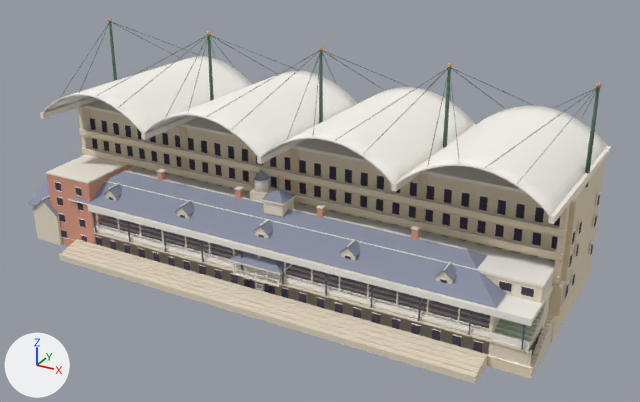
A saved change to the Blender file assets/models/master/rowley_stands.blend.
Before and after are seen from a camera (50 mm lens) standing at (86.2, -131.5, 89.5) and looking at (3.6, 18.6, 14.4). The lights are fixed; the arrows at lower left show +X, +Y and +Z. The older version comes first.

In view in the first picture: 'millennium_stand', 'rowley_stand', 'victorian_pavilion', 'victorian_stand'.
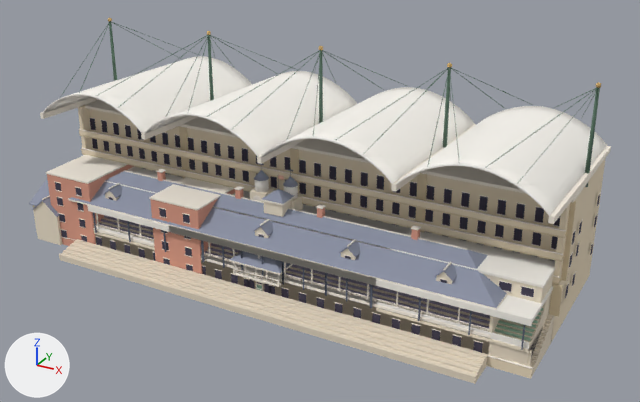
The change in detail:
Mesh me_rowley_end is new.
It has 855 vertices, 604 faces and spans x -26.4..26.4, y -1.3..19.2, z -1.0..24.2.
It uses material mat_rm_glass (greyish purple #3f3a4d).
It uses material mat_rm_cream (pale yellow #efe3cd).
It uses material mat_rm_concrete (pale yellow #e6d9c4).
It uses material mat_rm_seat (greyish green #9dbfa6).
It uses material mat_rm_white (white #f6f2ea).
It uses material mat_rm_iron (greyish blue #5b6273).
It uses material mat_rm_trim (white #f7efe2).
It uses material mat_rm_slate (grey #8f95a8).
It uses material mat_rm_brick (beige #dc9c86).
Mesh me_rowley_wing is new.
It has 470 vertices, 332 faces and spans x -21.4..21.4, y -1.3..18.2, z -1.0..14.8.
Faces by material slot: [54, 60, 22, 54, 34, 24, 84].
It uses material mat_rm_glass (greyish purple #3f3a4d).
It uses material mat_rm_cream (pale yellow #efe3cd).
It uses material mat_rm_concrete (pale yellow #e6d9c4).
It uses material mat_rm_seat (greyish green #9dbfa6).
It uses material mat_rm_white (white #f6f2ea).
It uses material mat_rm_iron (greyish blue #5b6273).
It uses material mat_rm_trim (white #f7efe2).
Object 'rowley_end' (ob_rowley_end) is new; it shows me_rowley_end.
Its location is (0.0, 0.0, 0.0).
Object 'rowley_wing' (ob_rowley_wing) is new; it shows me_rowley_wing.
Its location is (0.0, 0.0, 0.0).

Boxes [x1, y1, x2, y2] around the edits, measured in the pictures (640 x 402 px):
'rowley_end', added
    after: [149, 168, 410, 321]
    faces in mat_rm_brick (beige #dc9c86): [150, 189, 235, 274]
    faces in mat_rm_trim (white #f7efe2): [149, 177, 234, 266]
    faces in mat_rm_white (white #f6f2ea): [196, 186, 410, 307]
    faces in mat_rm_glass (greyish purple #3f3a4d): [159, 208, 193, 271]
    faces in mat_rm_concrete (pale yellow #e6d9c4): [202, 263, 375, 321]
'rowley_wing', added (mostly hidden)
    after: [169, 191, 385, 315]
    faces in mat_rm_white (white #f6f2ea): [169, 191, 385, 299]
    faces in mat_rm_iron (greyish blue #5b6273): [222, 246, 348, 302]
